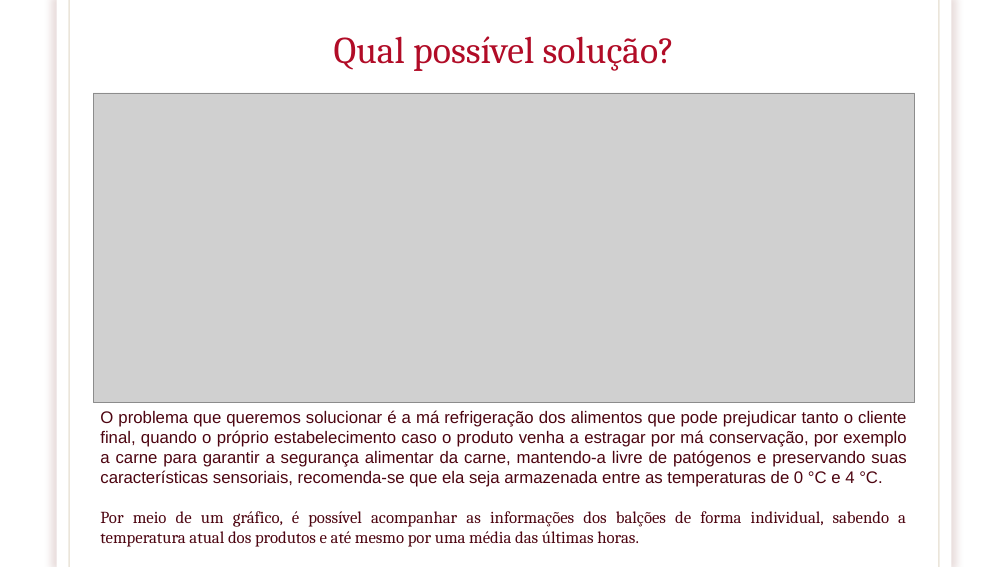
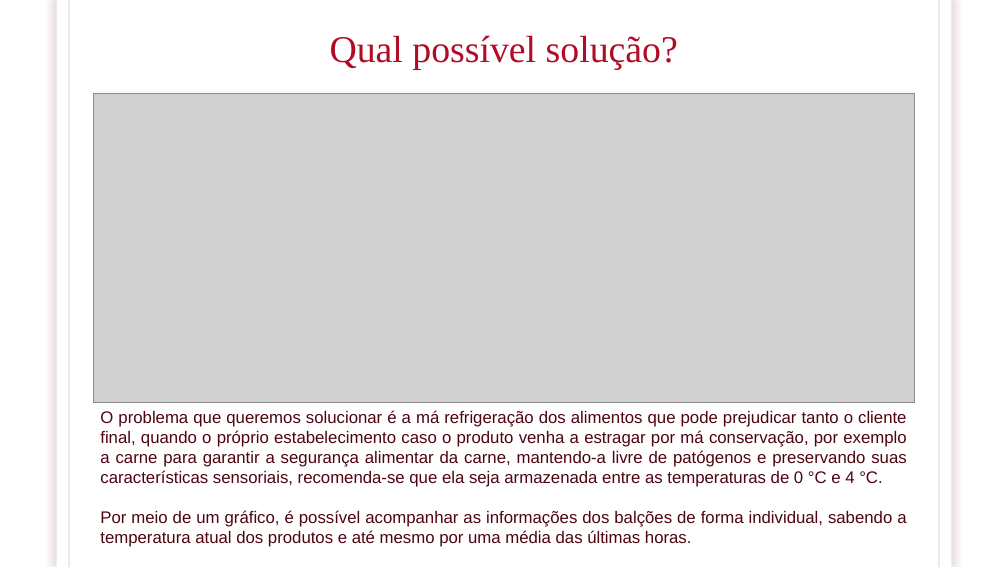
Before and after one commit to DavidRafaelDev/Grupo08ADSB, a slide deck: slide 8 of apresentação projeto P.I.pptx. Drawn at 1008x567 pixels with LibreOffice and Linux fonts; fonts in the diff are those of the drawing; grey boxes stand for pictures; background and template pictures are left out. Boxes give left, top, right and bottom in pixels: in the first picture for what was removed or moved away, otherwise in the second. Text is boxed around its words. In the diff, an @@ line names an element or a change of style, - is before the commit and + after.

```diff
--- a/apresentação projeto P.I.pptx
+++ b/apresentação projeto P.I.pptx
@@ title "Qual possível solução?" at (330,35,678,70): font Cambria to Times New Roman @@
@@ text at (100,510,906,547): font Cambria to Arial in "Por meio de um gráfico, é possível ..." @@
```
Also in this commit, not shown: 11 other slides changed.
